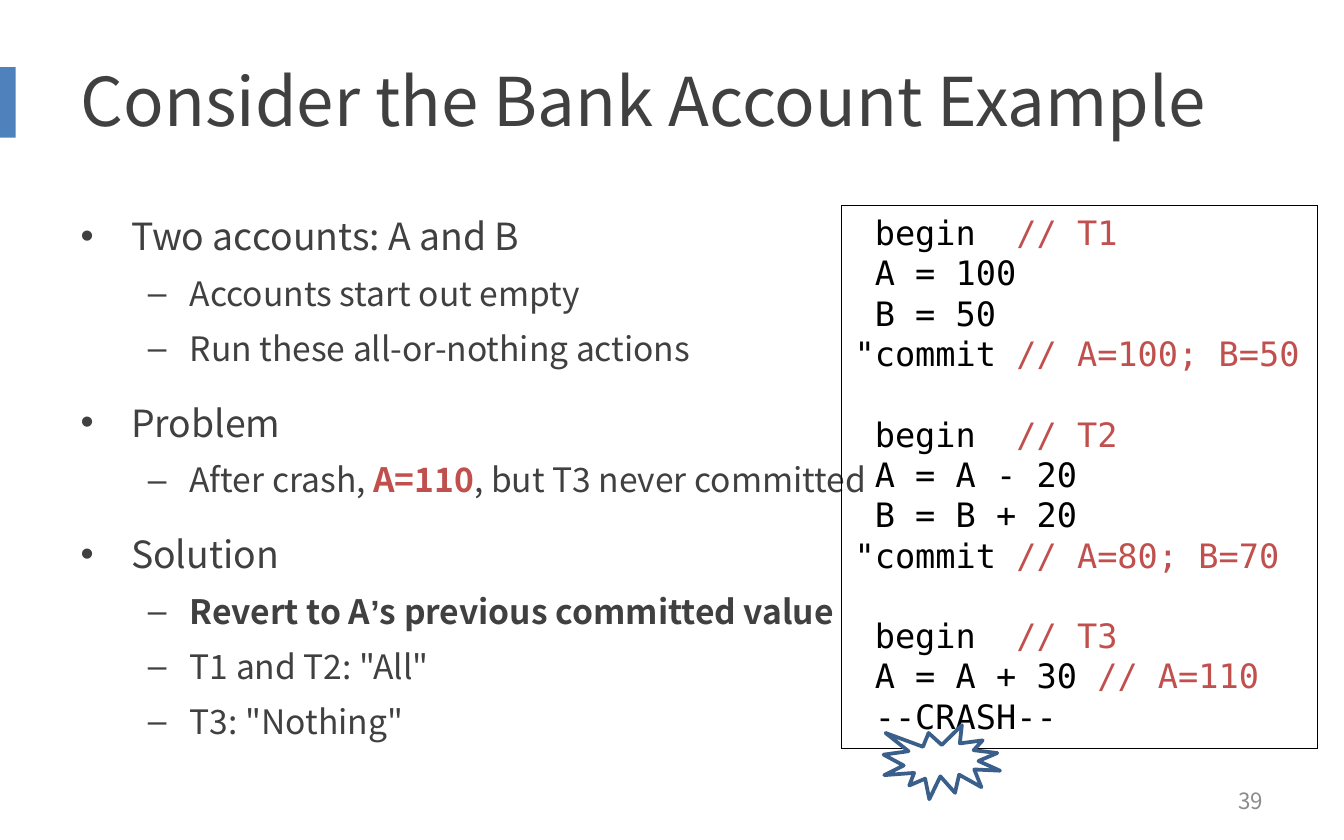
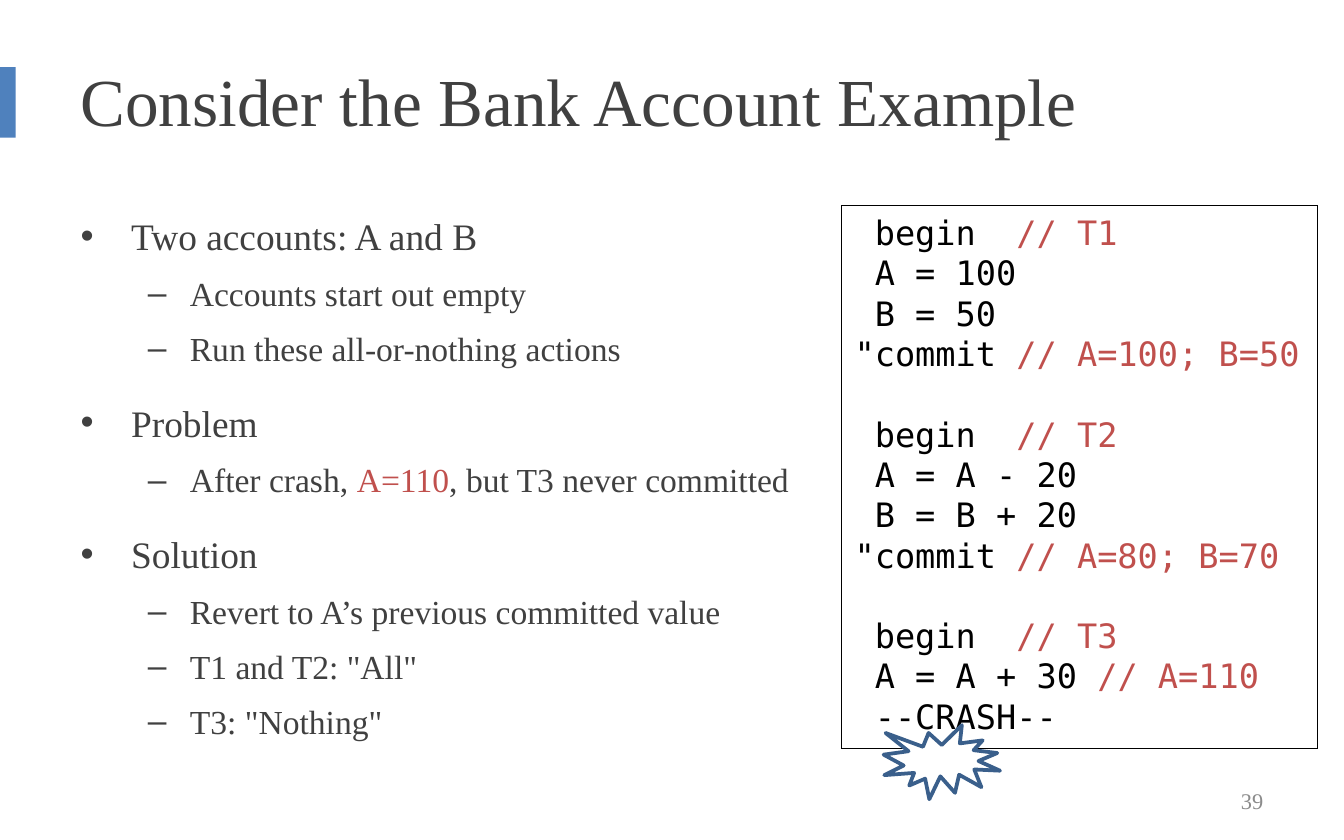
Before and after one commit to yepengpeng-1/2019-2020-autumn-semester, a slide deck: slide 39 of SE-227/slides/CSE-14.pptx. Drawn at 1344x840 pixels with LibreOffice and Linux fonts; fonts in the diff are those of the drawing. Boxes give left, top, right and bottom in pixels: in the first picture for what was removed or moved away, otherwise in the second. Text is boxed around its words. In the diff, an @@ line names an element or a change of style, - is before the commit and + after.

Commit message:
[update] Baskerville Font

```diff
--- a/SE-227/slides/CSE-14.pptx
+++ b/SE-227/slides/CSE-14.pptx
@@ title "Consider the Bank Account Example" at (81,79,1077,139): font Noto Sans CJK SC to Times New Roman @@
@@ text "Two accounts: A and B" at (131,224,789,740): font Noto Sans CJK SC to Times New Roman; bold off in "A=110,", "Revert to A’s previous committed value"; font Arial to Times New Roman in "A’s" @@
@@ page number at (1241,794,1263,809): font Noto Sans CJK SC to Times New Roman @@
```
Also in this commit, not shown: 65 other slides changed.
